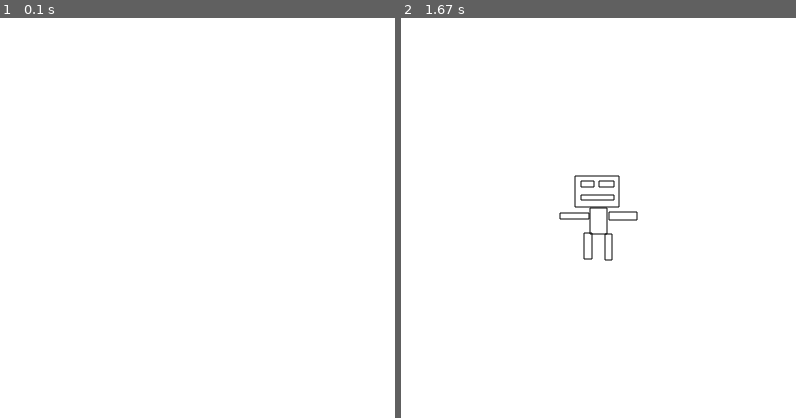
Above: before the commit, frames 1-2 (left to right).
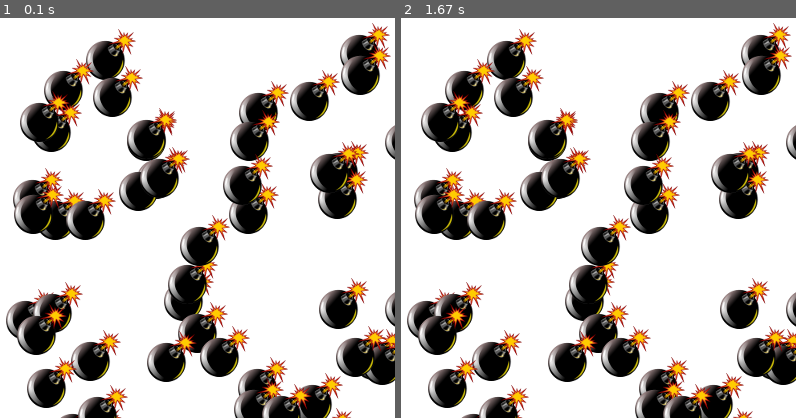
Above: after the commit, the same moments.

Repository: anatolyev/Pygame5
Game: pygame game, started from main.py
The game is run twice, just before and just after one commit, with the same random seed, the same clock (stepped at 60 frames per second) and the same inputs.
Inputs (mouse positions are in pixels of both pictures, inside the frame that each line leads up to):
- Up to frame 1 (0.1 s): no input
- Up to frame 2 (1.67 s): click (594, 218) at 0.38 s

The runs differ from the first frame. In frame 1, 32% of the frame differs, in the area x 1-100%, y 1-100%; in frame 2, 32%.

Commit message:
Добравили много рандомных бомб

Diff:
--- a/main.py
+++ b/main.py
@@ -1,6 +1,8 @@
 import pygame
 import os
 import sys
+from random import randrange
+
 
 def load_image(name, colorkey=None):
     fullname = os.path.join('images', name)
@@ -17,13 +19,20 @@
         image = image.convert_alpha()
     return image
 
+
 def main():
     pygame.init()
     size = width, height = 400, 400
     screen = pygame.display.set_mode(size)
     pygame.display.set_caption('Спрайты')
-    screen.fill("white")
-    image = load_image('robot.png', (255, 0, 255))
+    all_sprites = pygame.sprite.Group()
+    image = load_image("bomb.png")
+    for _ in range(50):
+        bomb = pygame.sprite.Sprite(all_sprites)
+        bomb.image = image
+        bomb.rect = bomb.image.get_rect()
+        bomb.rect.x = randrange(width)
+        bomb.rect.y = randrange(height)
     running = True
     while running:
         # внутри игрового цикла ещё один цикл
@@ -32,11 +41,12 @@
             # при закрытии окна
             if event.type == pygame.QUIT:
                 running = False
-            if event.type == pygame.MOUSEBUTTONDOWN:
-                screen.blit(image, (event.pos[0] - image.get_width()//2,
-                                    event.pos[1] - image.get_height()//2))
+            # if event.type == pygame.MOUSEBUTTONDOWN:
+            #     screen.blit(image, (event.pos[0] - image.get_width()//2,
+            #                         event.pos[1] - image.get_height()//2))
         # отрисовка и изменение свойств объектов
-        # ...
+        screen.fill("white")
+        all_sprites.draw(screen)
         pygame.display.flip()
     pygame.quit()
 
